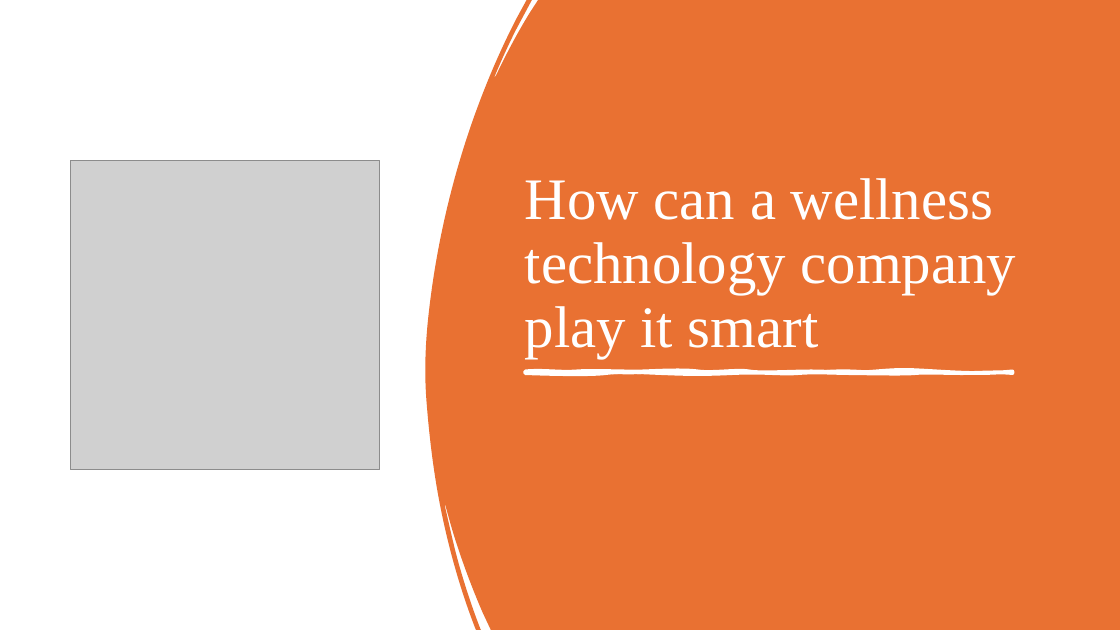
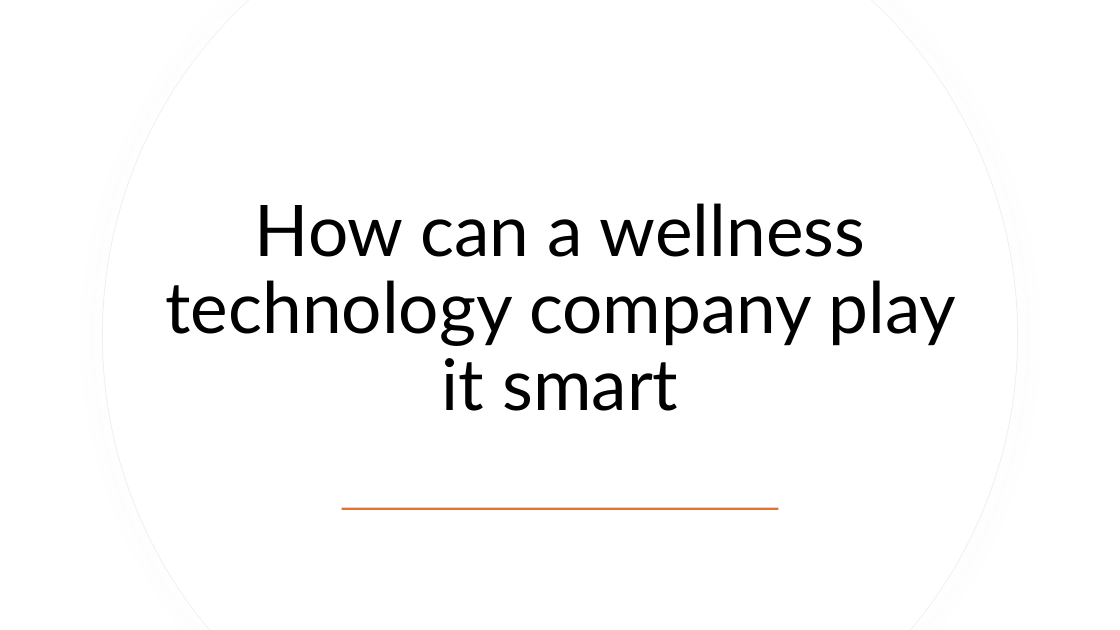
Before and after one commit to y4611676/Unanimous-Project, a slide deck: slide 1 of Fitabase/How_can_a_wellness_technology_company_play_it_smart.pptx. Drawn at 1120x630 pixels with LibreOffice and Linux fonts; fonts in the diff are those of the drawing; grey boxes stand for pictures. Boxes give left, top, right and bottom in pixels: in the first picture for what was removed or moved away, otherwise in the second. Text is boxed around its words. In the diff, an @@ line names an element or a change of style, - is before the commit and + after.

```diff
--- a/Fitabase/How_can_a_wellness_technology_company_play_it_smart.pptx
+++ b/Fitabase/How_can_a_wellness_technology_company_play_it_smart.pptx
@@ freeform shape: place and size @@
-freeform shape at bbox=[425, 0, 1120, 630]
+freeform shape at bbox=[103, 0, 1017, 630]
@@ freeform shape at bbox=[103, 0, 1017, 630]: fill #E97132 to #FFFFFF @@
@@ freeform shape added at bbox=[103, 0, 1018, 630], fill #FFFFFF, outline #EFEFEF 0.75 pt @@
@@ picture removed at bbox=[71, 160, 380, 470] @@
@@ title "How can a wellness technology ...": place and size @@
-title "How can a wellness technology ..." at bbox=[525, 178, 1016, 358]
+title "How can a wellness technology ..." at bbox=[166, 203, 956, 411]
@@ title "How can a wellness technology ..." at bbox=[166, 203, 956, 411]: size 50.4 to 61 pt, font Times New Roman to Lato, text colour #FFFFFF to #000000; alignment left to centre; vertical alignment bottom to middle @@
@@ freeform shape removed at bbox=[525, 371, 1012, 373] @@
@@ rectangle added at bbox=[342, 507, 779, 510], fill #E97132 @@
```
